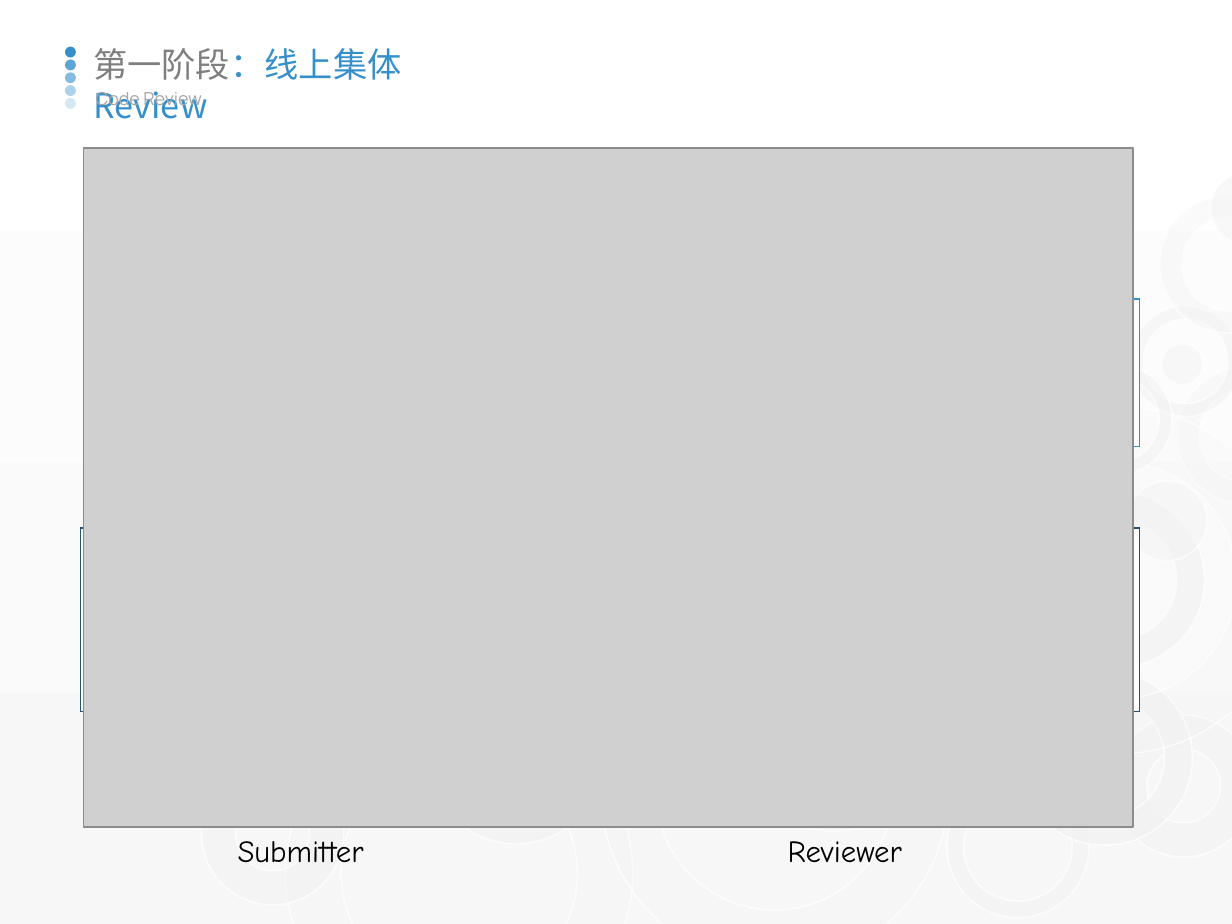
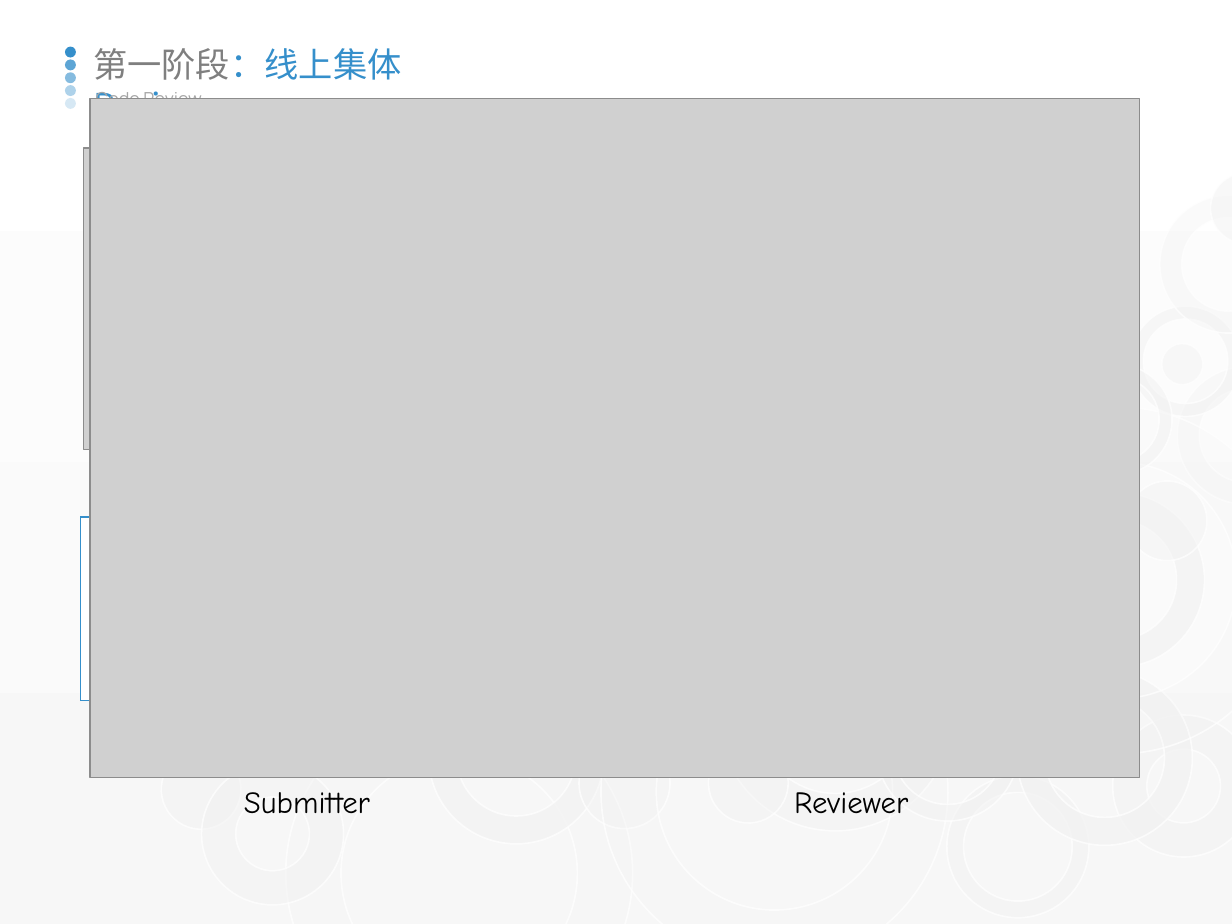
Before and after one commit to watermoonlx/code-review-unit-test, a slide deck: slide 14 of Code Review & Unit Test.pptx. Drawn at 1232x924 pixels with LibreOffice and Linux fonts; fonts in the diff are those of the drawing; grey boxes stand for pictures. Boxes give left, top, right and bottom in pixels: in the first picture for what was removed or moved away, otherwise in the second. Text is boxed around its words. In the diff, an @@ line names an element or a change of style, - is before the commit and + after.

```diff
--- a/Code Review & Unit Test.pptx
+++ b/Code Review & Unit Test.pptx
@@ rectangle moved from (x1=81, y1=529, x2=1140, y2=712) to (x1=81, y1=517, x2=1140, y2=701) @@
@@ rectangle at (x1=81, y1=517, x2=1140, y2=701): outline #27506E 0.75 pt to #358FCB 0.75 pt @@
@@ ellipse added at (x1=491, y1=725, x2=544, y2=778), fill #F2F2F2 at 47% opacity, outline #FFFFFF 1 pt @@
@@ 2 texts, 1 picture moved together from (x1=84, y1=148, x2=1133, y2=863) to (x1=90, y1=99, x2=1140, y2=814) @@
```
Also in this commit, not shown: 8 other slides changed, 3 slides added.
